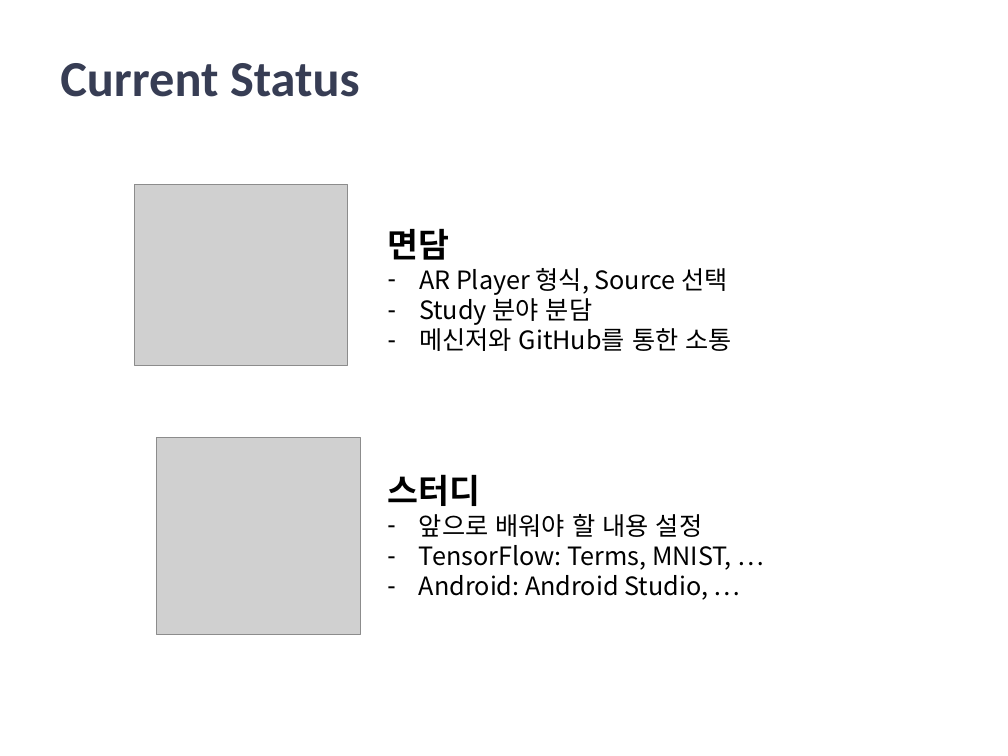
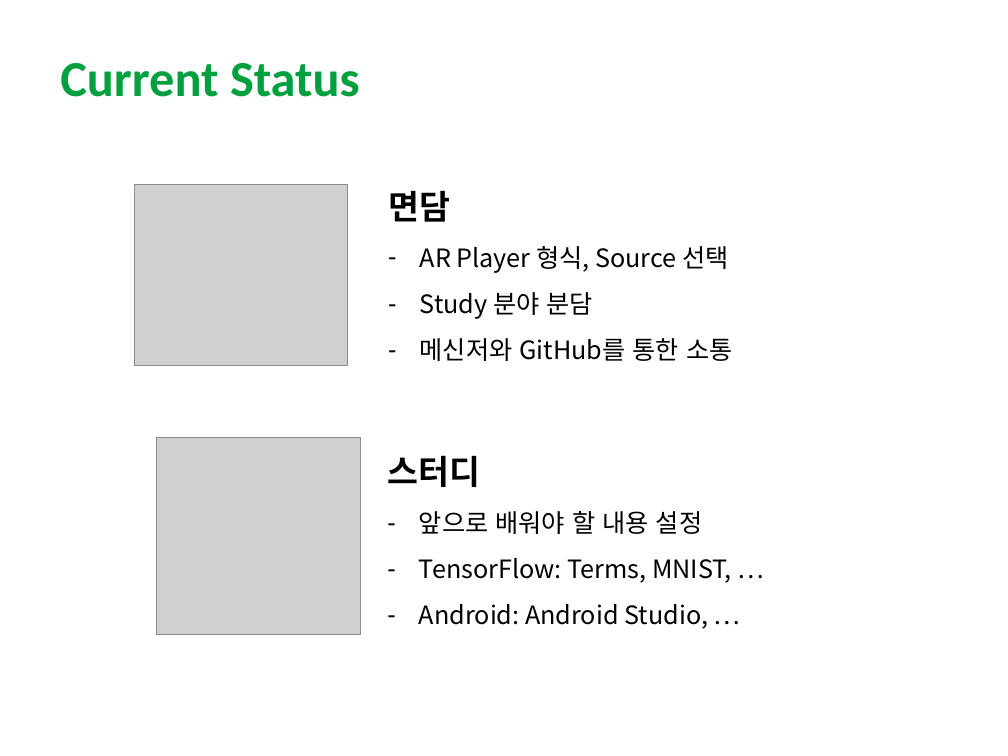
Before and after one commit to Jamjomjara/snu-artoon, a slide deck: slide 15 of artoon-spec.pptx. Drawn at 1008x756 pixels with LibreOffice and Linux fonts; fonts in the diff are those of the drawing; grey boxes stand for pictures. Boxes give left, top, right and bottom in pixels: in the first picture for what was removed or moved away, otherwise in the second. Text is boxed around its words. In the diff, an @@ line names an element or a change of style, - is before the commit and + after.

```diff
--- a/artoon-spec.pptx
+++ b/artoon-spec.pptx
@@ title "Current Status" at box(60, 63, 360, 97): text colour #373D54 to #00A03E @@
@@ text "면담" at box(388, 191, 732, 361): line spacing 1 to 33pt @@
@@ text "면담": place and size @@
-text "면담" at box(388, 229, 732, 351)
+text "면담" at box(388, 191, 732, 361)
@@ text "스터디": place and size @@
-text "스터디" at box(387, 474, 732, 600)
+text "스터디" at box(387, 455, 732, 629)
@@ text "스터디" at box(387, 455, 732, 629): line spacing 1 to 33pt @@
```
Also in this commit, not shown: 14 other slides changed, 2 slides added, 2 slides removed.
